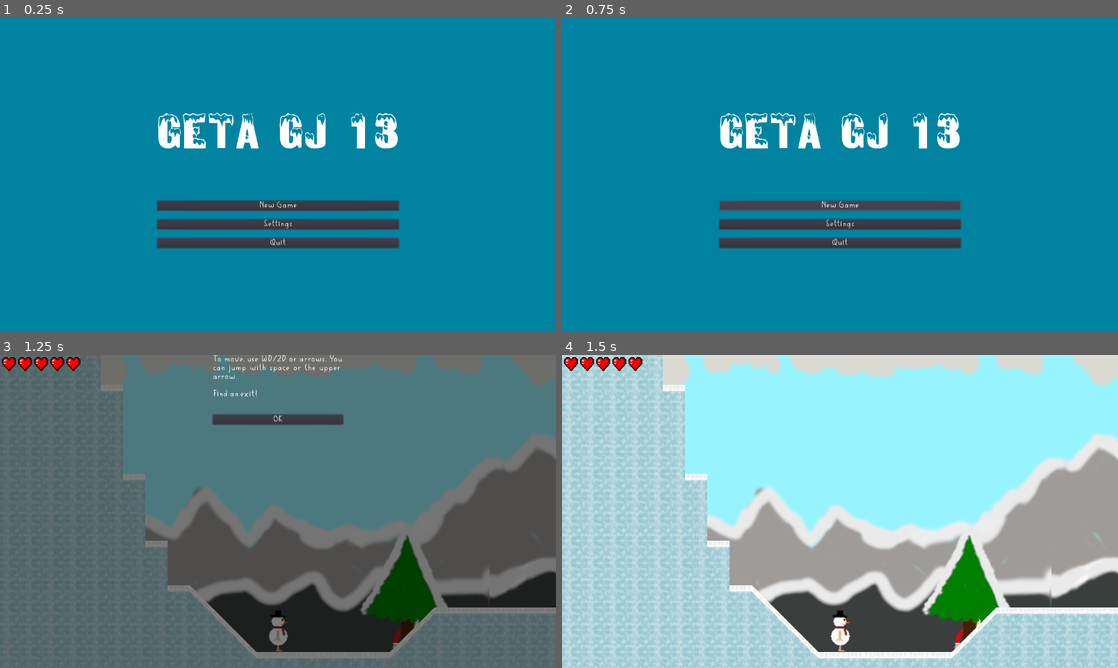
Above: before the commit, frames 1-4 (two rows, left to right).
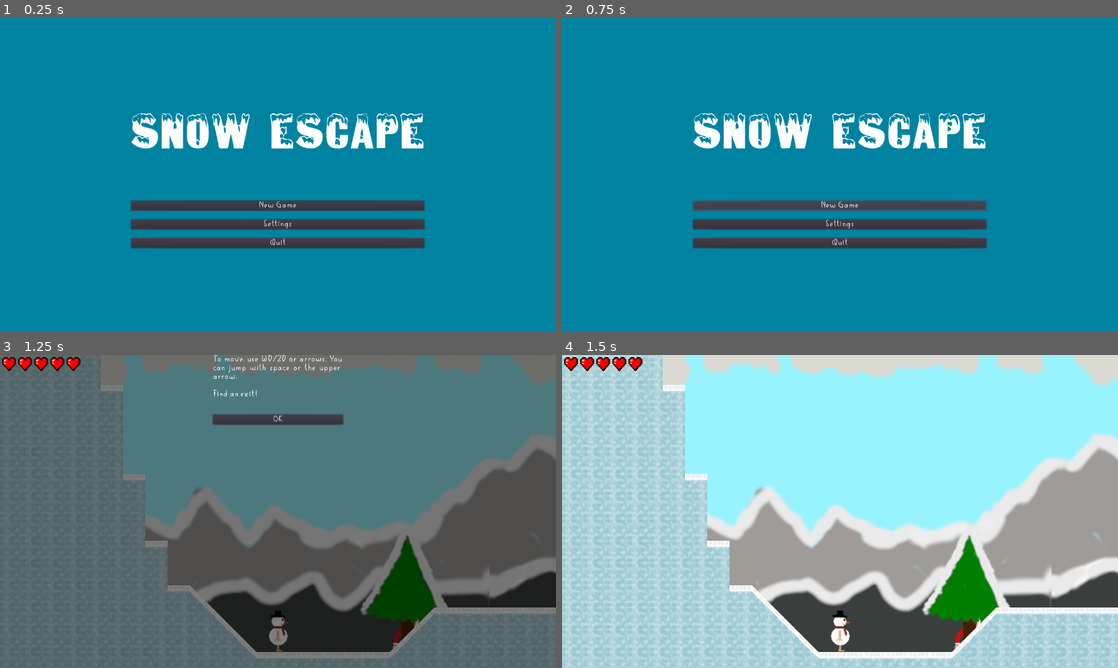
Above: after the commit, the same moments.

Repository: FeelZoR/Geta-GJ-13
Game: Godot game, scene res://src/UI/MainMenu.tscn
Same seed, same stepped clock (60 frames per second), same inputs: the game is played once before the commit and once after it. Sound files missing from this copy of the repository are replaced by a short silence.
Inputs:
- Up to frame 1 (0.25 s): no input
- Up to frame 2 (0.75 s): click "New Game" at 0.5 s
- Up to frame 3 (1.25 s): no input
- Up to frame 4 (1.5 s): click "OK" at 1.25 s

The runs differ from the first frame. In frame 1, 4.4% of the frame differs, in the area x 23-77%, y 30-74%; in frame 2, 4.4%; in frame 3, nothing differs; in frame 4, nothing differs.

Commit message:
Loading Screen

Diff:
--- a/assets/localization/translations.csv
+++ b/assets/localization/translations.csv
@@ -56,7 +56,7 @@
 strength_boost_title,Strength Boost,Bonus de Force
 strength_boost_desc,"With this boost, your snowballs move farther, but don't deal higher damage. Be careful and don't be overconfident!","Avec ce boost, tes boules de neige se déplacent plus loin, mais ne font pas plus de dégâts. Fais attention et ne sois pas trop en confiance !"
 start,New Game,Nouvelle Partie
-main_menu,Return to Menu,Retour au Menu
+main_menu,Return to menu,Retour au menu
 game_over,Game Over,Tu es mort
 general_tab_title,General,Général
 sounds_tab_title,Sounds,Sons
--- a/project.godot
+++ b/project.godot
@@ -44,7 +44,7 @@
 
 [application]
 
-config/name="Geta-Gj-13"
+config/name="Snow Escape"
 run/main_scene="res://src/UI/MainMenu.tscn"
 config/icon="res://icon.png"
 
--- a/src/Entities/Player.gd
+++ b/src/Entities/Player.gd
@@ -22,7 +22,6 @@
 		health = easy_health
 	elif Settings.difficulty == Settings.HARD_DIFF:
 		health = hard_health
-	print(health)
 
 func _physics_process(_delta):
 	var direction = _get_direction()
--- a/src/Game.gd
+++ b/src/Game.gd
@@ -1,6 +1,6 @@
 extends Node2D
 
-var level1 = preload("res://src/Levels/Level1.tscn")
+var level1 = "res://src/Levels/Level1.tscn"
 
 onready var effect_countdown = $HUD/Effect_Countdown
 onready var effect_icon = $HUD/Effect_Icon
@@ -8,26 +8,31 @@
 onready var pause = $HUD/PauseMenu
 onready var _health_bar = $HUD/Health_bar
 onready var _levels = $Levels
+onready var _loading = $HUD/Loading
 
 var _curr_level = null
 
 func _ready():
 	randomize()
-	var level1_node = level1.instance()
-	_change_level(level1_node)
+	_change_level(level1)
 
 func _change_level(level):
+	_loading.visible = true
+	get_tree().paused = true
+	var level_node = load(level).instance()
 	for _level in _levels.get_children():
 		_level.queue_free()
-	level.connect("level_start", self, "_start_level")
-	level.connect("level_change", self, "_change_level")
-	_levels.call_deferred("add_child", level)
-	_curr_level = level
+	level_node.connect("level_start", self, "_start_level")
+	level_node.connect("level_change", self, "_change_level")
+	_levels.call_deferred("add_child", level_node)
+	_curr_level = level_node
 
 func _start_level(player):
 	_health_bar.setup_bar(player)
+	_loading.visible = false
 	effect_countdown.visible = false
 	effect_icon.visible = false
+	get_tree().paused = false
 
 func damage_player():
 	_health_bar.remove_heart()
--- a/src/Game.tscn
+++ b/src/Game.tscn
@@ -1,5 +1,6 @@
-[gd_scene load_steps=10 format=2]
+[gd_scene load_steps=11 format=2]
 
+[ext_resource path="res://assets/theme/fonts/Big_title.tres" type="DynamicFont" id=1]
 [ext_resource path="res://src/UI/Tutorial.tscn" type="PackedScene" id=2]
 [ext_resource path="res://src/UI/SoundSettings.tscn" type="PackedScene" id=3]
 [ext_resource path="res://assets/graphics/HUD/back_progress_bar.png" type="Texture" id=4]
@@ -64,4 +65,21 @@
 
 [node name="Settings" parent="HUD" instance=ExtResource( 3 )]
 visible = false
+
+[node name="Loading" type="ColorRect" parent="HUD"]
+visible = false
+anchor_right = 1.0
+anchor_bottom = 1.0
+color = Color( 0, 0, 0, 0.501961 )
+__meta__ = {
+"_edit_use_anchors_": false
+}
+
+[node name="Label" type="Label" parent="HUD/Loading"]
+anchor_right = 1.0
+anchor_bottom = 1.0
+custom_fonts/font = ExtResource( 1 )
+text = "loading"
+align = 1
+valign = 1
 [connection signal="resume" from="HUD/PauseMenu" to="." method="_on_PauseMenu_resume"]
--- a/src/Levels/Level1.gd
+++ b/src/Levels/Level1.gd
@@ -1,6 +1,6 @@
 extends "res://src/Levels/LevelBase.gd"
 
-var level2 = preload("res://src/Levels/Level2.tscn")
+var level2 = "res://src/Levels/Level2.tscn"
 
 func _on_Area2D_body_entered(body):
 	if body is Player:
--- a/src/Levels/LevelBase.gd
+++ b/src/Levels/LevelBase.gd
@@ -9,5 +9,4 @@
 	emit_signal("level_start", _player)
 
 func _next_level(level):
-	var level_node = level.instance()
-	emit_signal("level_change", level_node)
+	emit_signal("level_change", level)
--- a/src/UI/MainMenu.tscn
+++ b/src/UI/MainMenu.tscn
@@ -28,40 +28,40 @@
 }
 
 [node name="VBoxContainer" type="VBoxContainer" parent="CenterContainer"]
-margin_left = 362.0
+margin_left = 302.0
 margin_top = 191.0
-margin_right = 918.0
+margin_right = 977.0
 margin_bottom = 529.0
 custom_constants/separation = 100
 
 [node name="Title" type="Label" parent="CenterContainer/VBoxContainer"]
-margin_right = 556.0
+margin_right = 675.0
 margin_bottom = 129.0
 custom_fonts/font = ExtResource( 1 )
-text = "Geta GJ 13"
+text = "Snow Escape"
 
 [node name="VBoxContainer" type="VBoxContainer" parent="CenterContainer/VBoxContainer"]
 margin_top = 229.0
-margin_right = 556.0
+margin_right = 675.0
 margin_bottom = 338.0
 custom_constants/separation = 20
 
 [node name="Start" type="Button" parent="CenterContainer/VBoxContainer/VBoxContainer"]
-margin_right = 556.0
+margin_right = 675.0
 margin_bottom = 23.0
 custom_fonts/font = ExtResource( 2 )
 text = "start"
 
 [node name="Settings" type="Button" parent="CenterContainer/VBoxContainer/VBoxContainer"]
 margin_top = 43.0
-margin_right = 556.0
+margin_right = 675.0
 margin_bottom = 66.0
 custom_fonts/font = ExtResource( 2 )
 text = "settings"
 
 [node name="Quit" type="Button" parent="CenterContainer/VBoxContainer/VBoxContainer"]
 margin_top = 86.0
-margin_right = 556.0
+margin_right = 675.0
 margin_bottom = 109.0
 custom_fonts/font = ExtResource( 2 )
 text = "quit"
Binary file changed: assets/localization/translations.en.translation
Binary file changed: assets/localization/translations.fr.translation
